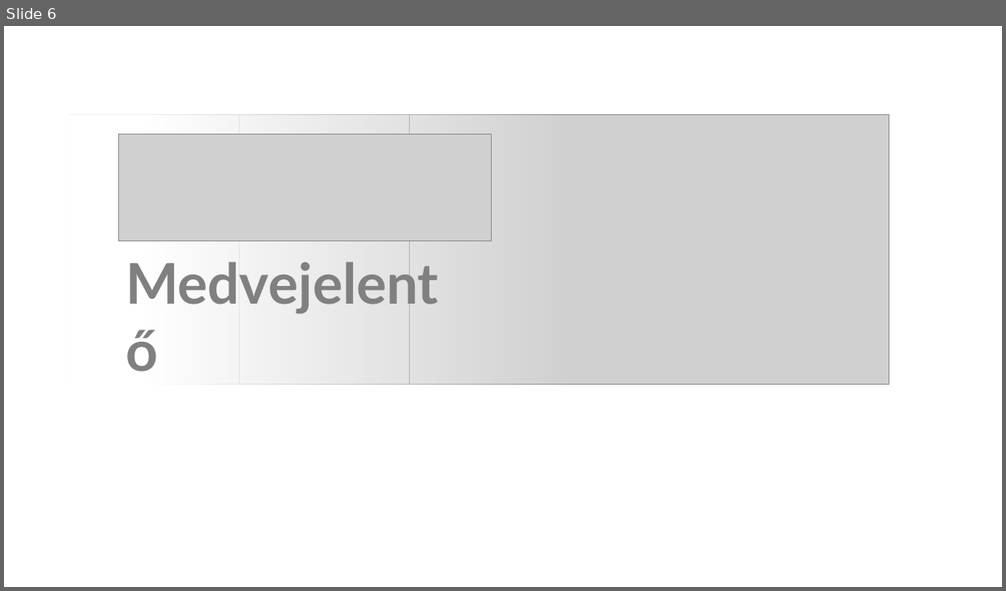
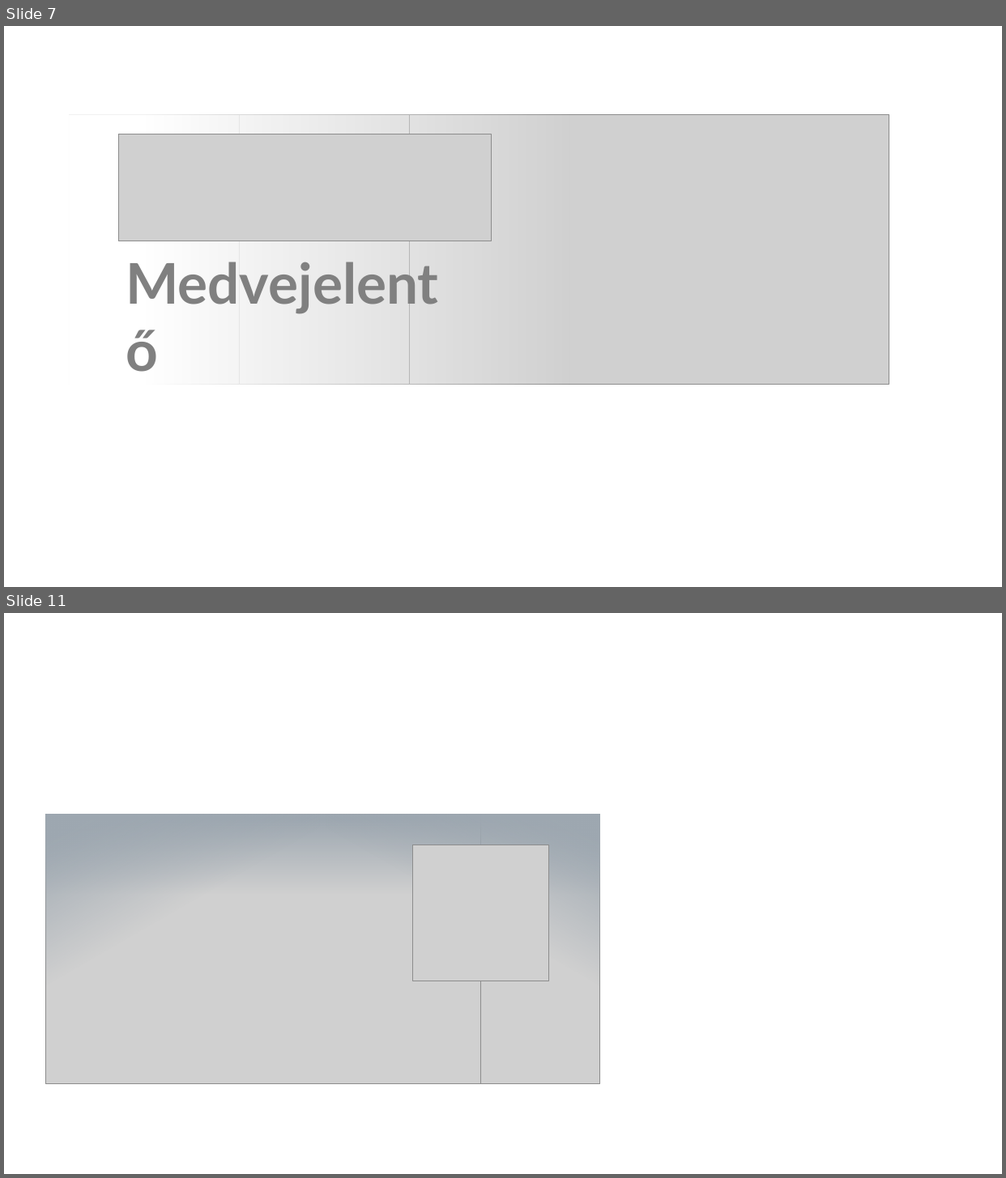
Before and after one commit to szekelydata/blog, a slide deck: medve/viz/szekelydata logo2.pptx. Shown one above the other, each under a label of ours: slide 6 before the commit, slides 7 and 11 after it; the slides between them are not shown. The pictures are 1006x591 and 1006x1178 pixels, drawn with LibreOffice and Linux fonts; fonts in the diff are those of the drawing; grey boxes stand for pictures; background and template pictures are left out. Boxes give left, top, right and bottom in pixels: in the first picture for what was removed or moved away, otherwise in the second. Text is boxed around its words. In the diff, an @@ line names an element or a change of style, - is before the commit and + after.

```diff
--- a/medve/viz/szekelydata logo2.pptx
+++ b/medve/viz/szekelydata logo2.pptx
@@ slide 11 added at [4,613,1002,1174], background #FFFFFF @@
@@ rectangle added at [45,815,320,994], fill gradient #9EA8B1 @@
@@ picture added at [46,815,481,1084] @@
@@ rectangle added at [46,815,600,894], fill gradient #9EA8B1 @@
@@ rectangle added at [326,815,599,994], fill gradient #9EA8B1 @@
@@ picture added at [481,815,600,1084] @@
@@ picture added at [413,845,549,982] @@
@@ what was slide 6 is now slide 7 @@
```
Also in this commit, not shown: 4 other slides added, 53 other files.
